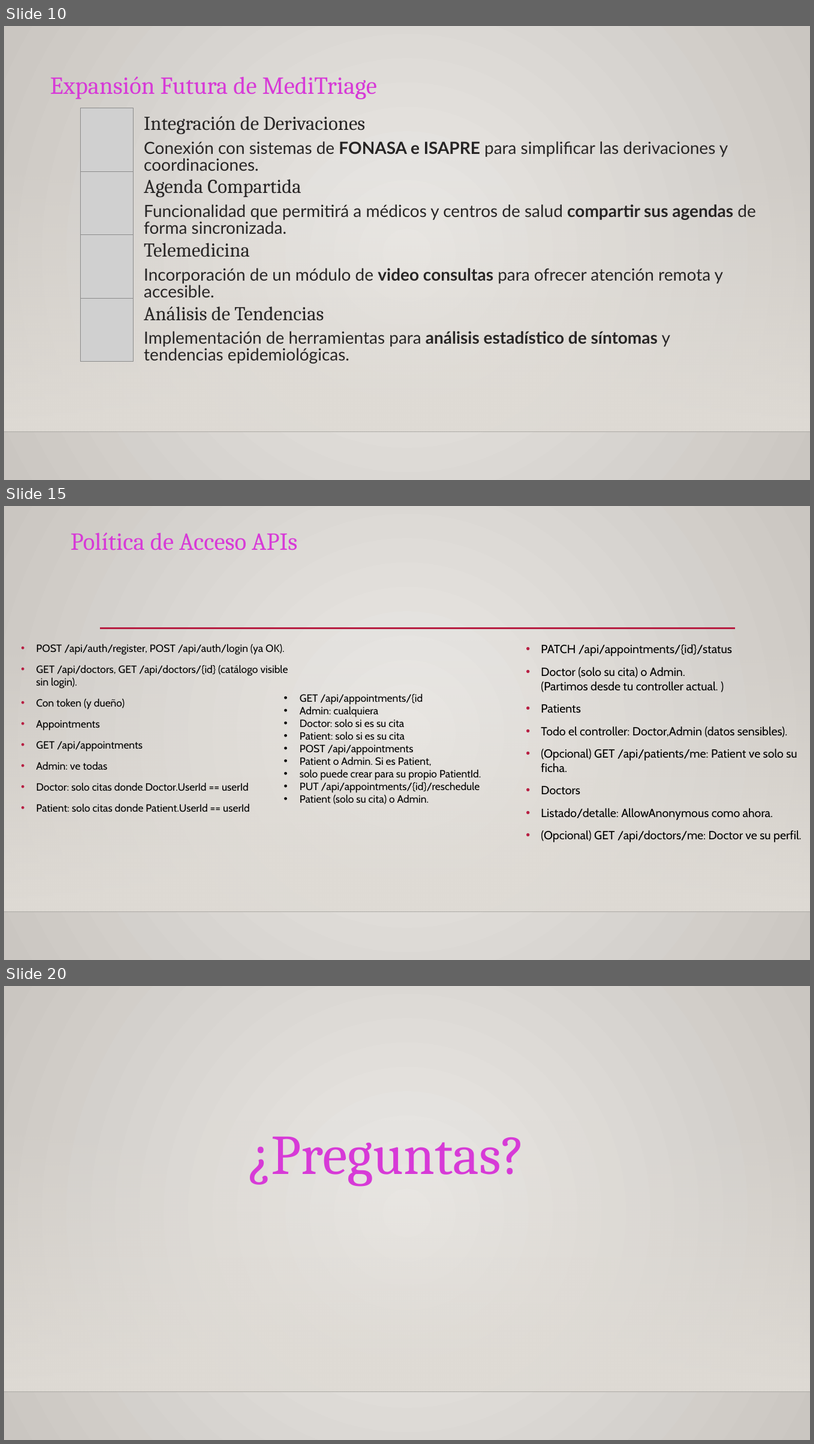
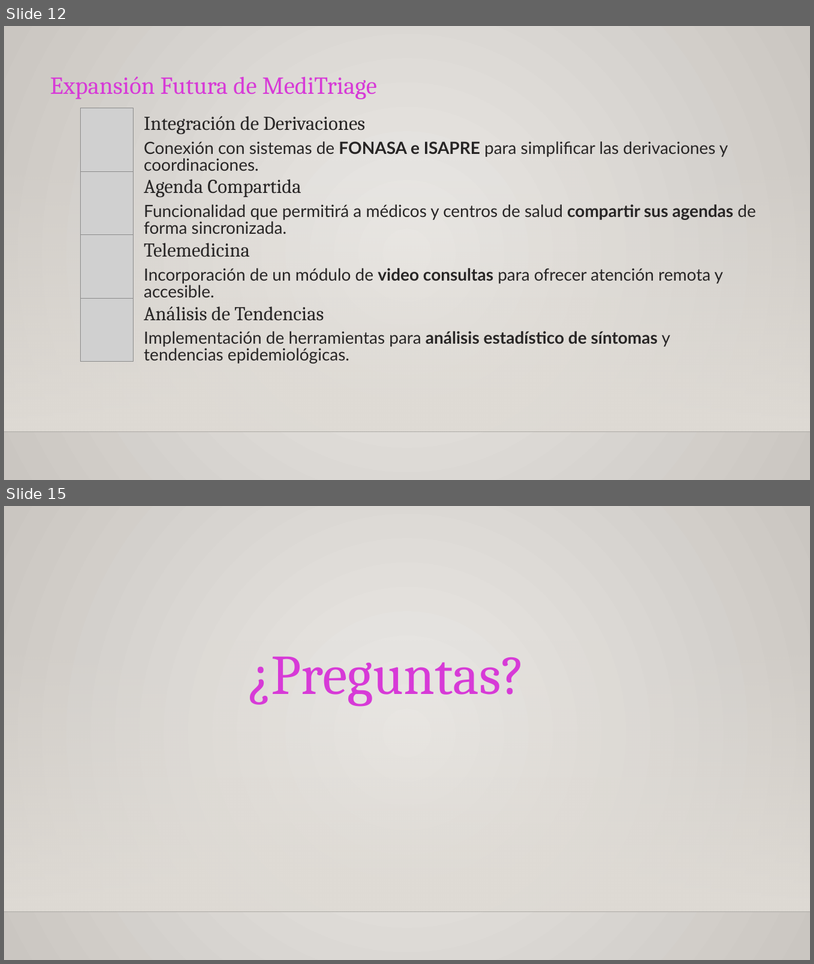
Before and after one commit to MRCuevasCarreno/MediTriage, a slide deck: Fase 2/Evidencias Proyecto/Presentación Proyecto.pptx. Shown one above the other, each under a label of ours: slides 10, 15 and 20 before the commit, slides 12 and 15 after it; the slides between them are not shown. The pictures are 814x1444 and 814x964 pixels, drawn with LibreOffice and Linux fonts; fonts in the diff are those of the drawing; grey boxes stand for pictures; background and template pictures are left out. Boxes give left, top, right and bottom in pixels: in the first picture for what was removed or moved away, otherwise in the second. Text is boxed around its words. In the diff, an @@ line names an element or a change of style, - is before the commit and + after.

Commit message:
actualizando

```diff
--- a/Fase 2/Evidencias Proyecto/Presentación Proyecto.pptx
+++ b/Fase 2/Evidencias Proyecto/Presentación Proyecto.pptx
@@ slide 15 removed at box(4, 506, 810, 960), background gradient #ECEAE7 to #CAC7C1; not listed: 2 template elements that a slide beside it also shows @@
@@ text removed at box(71, 532, 297, 550) @@
-Política de Acceso APIs
@@ line removed from (100, 628) to (736, 628) @@
@@ text removed at box(36, 644, 288, 811) @@
-• POST /api/auth/register, POST /api/auth/login (ya OK).
-• GET /api/doctors, GET /api/doctors/{id} (catálogo visible sin login).
-• Con token (y dueño)
-• Appointments
-• GET /api/appointments
-• Admin: ve todas
-• Doctor: solo citas donde Doctor.UserId == userId
-• Patient: solo citas donde Patient.UserId == userId
@@ text removed at box(541, 644, 801, 842) @@
-• PATCH /api/appointments/{id}/status
-• Doctor (solo su cita) o Admin.
-  (Partimos desde tu controller actual. )
-• Patients
-• Todo el controller: Doctor,Admin (datos sensibles).
-• (Opcional) GET /api/patients/me: Patient ve solo su ficha.
-• Doctors
-• Listado/detalle: AllowAnonymous como ahora.
-• (Opcional) GET /api/doctors/me: Doctor ve su perfil.
@@ text removed at box(300, 694, 481, 804) @@
-• GET /api/appointments/{id
-• Admin: cualquiera
-• Doctor: solo si es su cita
-• Patient: solo si es su cita
-• POST /api/appointments
-• Patient o Admin. Si es Patient,
-• solo puede crear para su propio PatientId.
-• PUT /api/appointments/{id}/reschedule
-• Patient (solo su cita) o Admin.
@@ what was slide 10 is now slide 12 @@
@@ what was slide 20 is now slide 15 @@
```
Also in this commit, not shown: 3 slides changed, 5 slides added, 9 other slides removed, 13 other files.
